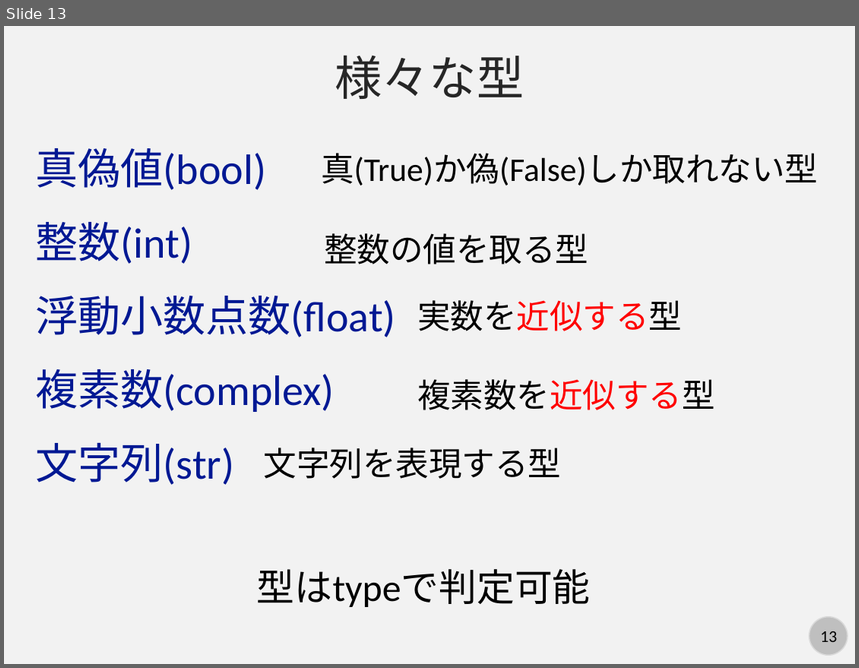
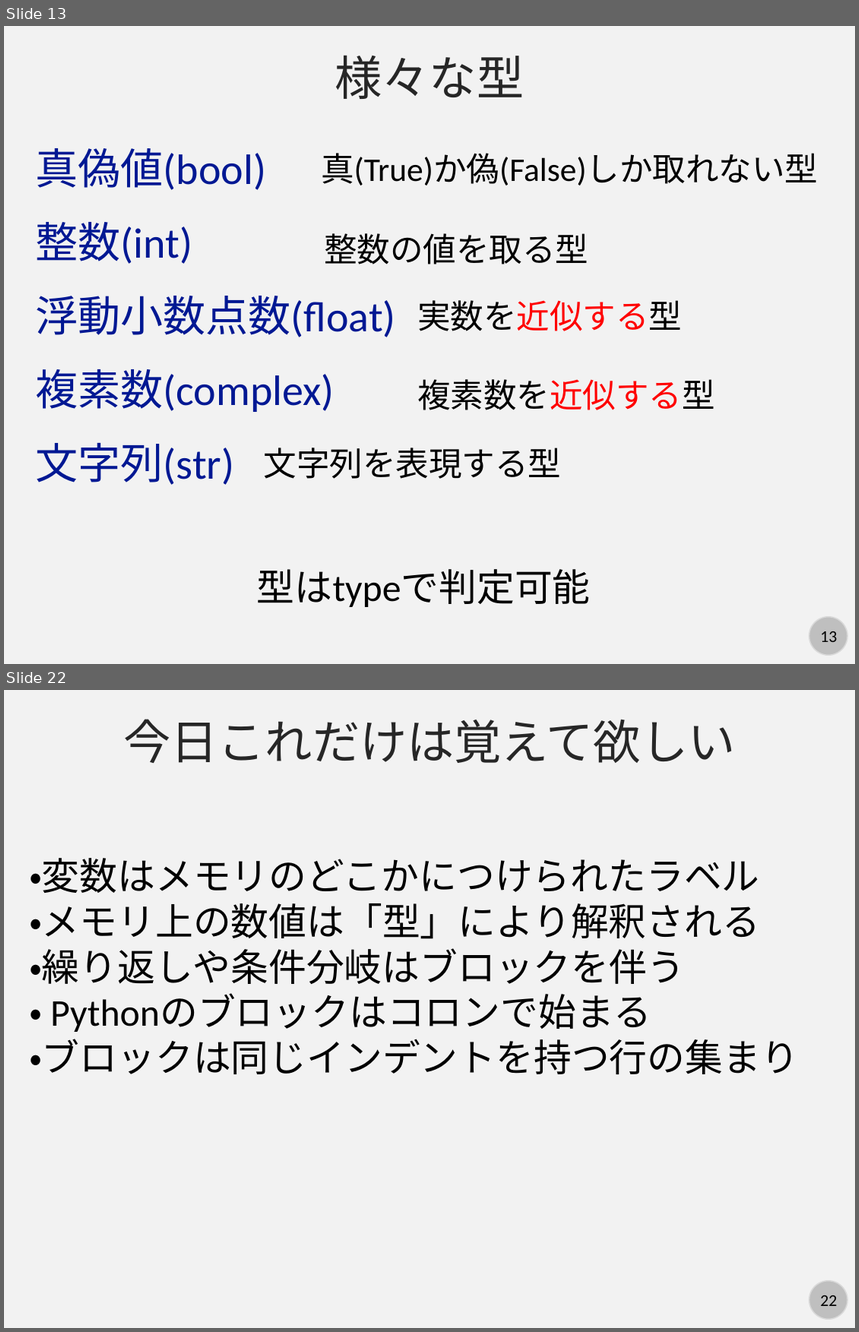
Before and after one commit to kaityo256/python_zero, a slide deck: basic/fig/slide.pptx. Shown one above the other, each under a label of ours: slide 13 before the commit, slides 13 and 22 after it; the slides between them are not shown. The pictures are 859x668 and 859x1332 pixels, drawn with LibreOffice and Linux fonts; fonts in the diff are those of the drawing. Boxes give left, top, right and bottom in pixels: in the first picture for what was removed or moved away, otherwise in the second. Text is boxed around its words. In the diff, an @@ line names an element or a change of style, - is before the commit and + after.

```diff
--- a/basic/fig/slide.pptx
+++ b/basic/fig/slide.pptx
@@ slide 22 added at [4,690,855,1328], background #F2F2F2; not listed: 2 template elements that a slide beside it also shows @@
@@ text added at [124,719,736,763], 40 pt, text #262626 @@
+今日これだけは覚えて欲しい
@@ text added at [29,858,799,1075], 32 pt, text #000000 @@
+・変数はメモリのどこかにつけられたラベル
+・メモリ上の数値は「型」により解釈される
+・繰り返しや条件分岐はブロックを伴う
+・ Pythonのブロックはコロンで始まる
+・ブロックは同じインデントを持つ行の集まり
```
Also in this commit, not shown: 5 slides changed, 6 other slides added, 2 other files.
